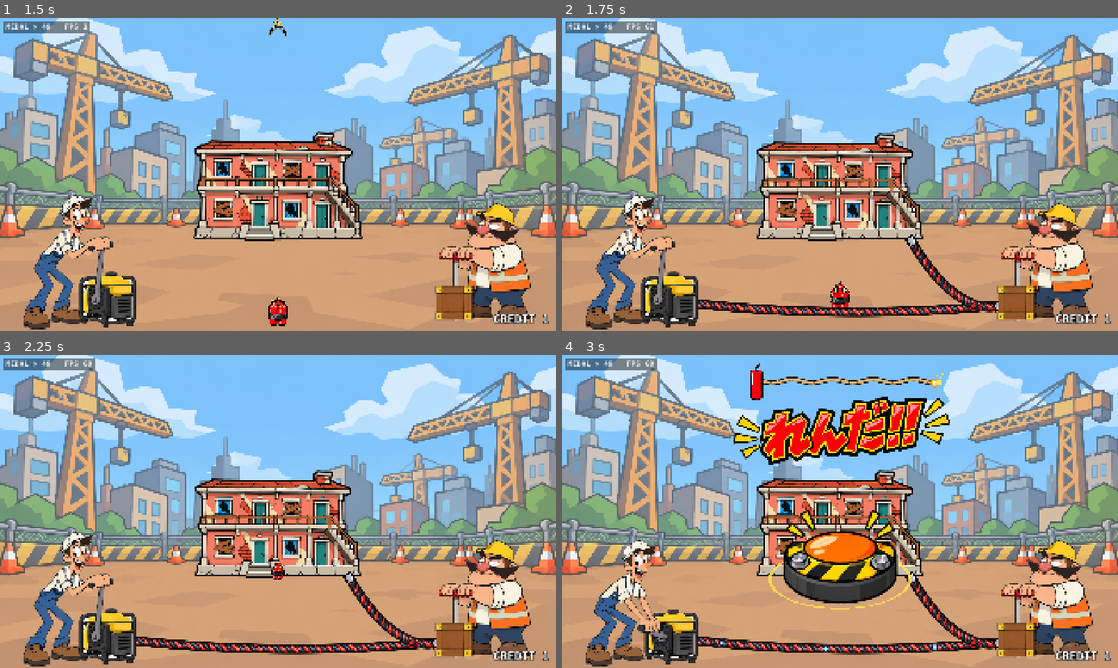
Above: before the commit, frames 1-4 (two rows, left to right).
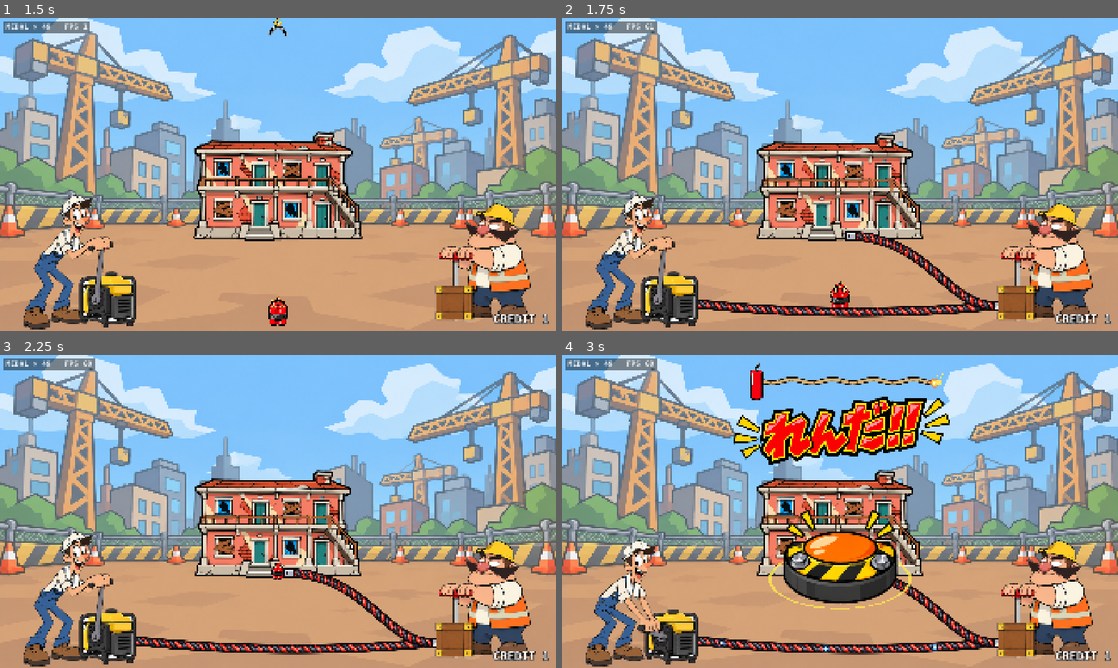
Above: after the commit, the same moments.

Repository: THEToilet/jari-medal-godot
Game: Godot game, scene res://scenes/main.tscn
The game is run twice, just before and just after one commit, with the same random seed, the same clock (stepped at 60 frames per second) and the same inputs.
Inputs (mouse positions are in pixels of both pictures, inside the frame that each line leads up to):
- Up to frame 1 (1.5 s): tap Enter at 0.5 s; move the mouse to (400, 158) at 0.52 s; hold C (coin) 0.53-1.28 s; click (400, 158) at 0.67 s; move the mouse to (166, 190) at 1.27 s; tap Space (tap) at 1.35 s; click (166, 190) at 1.42 s
- Up to frame 2 (1.75 s): no input
- Up to frame 3 (2.25 s): move the mouse to (333, 442) at 2.02 s; tap Enter at 2.1 s; click (333, 442) at 2.17 s
- Up to frame 4 (3 s): tap Space (tap) at 2.75 s; move the mouse to (812, 574) at 2.77 s; tap C (coin) at 2.85 s; click (812, 574) at 2.92 s

Frame 1 is identical in both runs. In frame 2, 1.1% of the frame differs, in the area x 50-79%, y 68-95%; in frame 3, 1.1%; in frame 4, 0.8%.

Commit message:
発破線を足元のダイナマイトにつなぐ（弧を描いて右から差し込む）、ダイナマイト同士もつなぐ。選ぶ案内を▼の上に「ボタンで たてものを えらんでね！」
Co-Authored-By: Claude Opus 5.5 <noreply@anthropic.com>
Claude-Session: https://claude.ai/code/session_01EELGvtKJpMHAwYAc1xVS7Q

Diff:
--- a/scripts/cable.gd
+++ b/scripts/cable.gd
@@ -25,11 +25,17 @@
 var _dirty: bool = true
 
 
-func set_ends(a: Vector2, b: Vector2) -> void:
+## curl > 0 のときは弧を描いて、最後は右から水平に b へ差し込む
+func set_ends(a: Vector2, b: Vector2, curl: float = 0.0) -> void:
 	var curve := Curve2D.new()
-	var mid := Vector2((a.x + b.x) / 2.0, maxf(a.y, b.y) + 60.0)
-	curve.add_point(a, Vector2.ZERO, (mid - a) * 0.6)
-	curve.add_point(b, (mid - b) * 0.6, Vector2.ZERO)
+	if curl > 0.0:
+		# 起爆器から左へゆるく弧を描いて、最後は右から水平に差し込む
+		curve.add_point(a, Vector2.ZERO, Vector2(-(a.x - b.x) * 0.35, 30.0) * curl)
+		curve.add_point(b, Vector2((a.x - b.x) * 0.55, 0.0) * curl, Vector2.ZERO)
+	else:
+		var mid := Vector2((a.x + b.x) / 2.0, maxf(a.y, b.y) + 60.0)
+		curve.add_point(a, Vector2.ZERO, (mid - a) * 0.6)
+		curve.add_point(b, (mid - b) * 0.6, Vector2.ZERO)
 	curve.bake_interval = 10.0
 	points = curve.get_baked_points()
 	cut = 0.0
--- a/scripts/demolition_cabinet.gd
+++ b/scripts/demolition_cabinet.gd
@@ -98,6 +98,7 @@
 var tray: MedalTray
 var plunger: Sprite2D
 var cable_gen: Cable
+var links: LinkWires
 var meter: ChargeMeter
 var _pump: Tween
 var _push_i: int = 0
@@ -123,7 +124,8 @@
 var _medals_txt: String = ""
 ## メダルを入れたのに選ばないまましばらく経ったら、選び方の案内を出す
 const SELECT_HINT_AFTER := 6.0
-const SELECT_HINT_Y := 150.0
+const SELECT_HINT_Y := 8.0          # 案内は▼の上。出ている間は▼を下へずらす
+var _arrow_push: float = 0.0
 var _bet_idle: float = 0.0
 var select_hint: Control
 var _preloaded: Array[Resource] = []
@@ -273,6 +275,10 @@
 	cable_gen.visible = false
 	add_child(cable_gen)
 	add_child(cable)
+	links = LinkWires.new()
+	links.z_index = 5
+	links.visible = false
+	add_child(links)
 
 	bomb_marks = BombMarks.new()
 	bomb_marks.tex = _tex["dynamite"]
@@ -579,6 +585,7 @@
 	dynamo.power = 0.0
 	cable.power = 0.0
 	cable.visible = false
+	links.visible = false
 	cable_gen.power = 0.0
 	_layout_gen_cable()
 	plunger.modulate = Color.WHITE
@@ -624,7 +631,7 @@
 		select_hint = r
 	else:
 		var l := Label.new()
-		l.text = "ボタンで ビルを えらんでね！"
+		l.text = "ボタンで たてものを えらんでね！"
 		l.add_theme_font_size_override("font_size", 64)
 		l.add_theme_color_override("font_color", Color(1, 0.92, 0.2))
 		l.add_theme_color_override("font_outline_color", Color(0.08, 0.05, 0.05))
@@ -827,7 +834,9 @@
 			ul.strength = near
 		# ▼はビルの頭の上でぴょこぴょこ
 		# ▼は画面上部の中央に固定（ビルの高さに関係なく同じ位置）
-		arrow.position = Vector2(CENTER_X - 80, ARROW_Y + sin(Time.get_ticks_msec() * 0.01) * 10)
+		var want_push: float = 95.0 if (select_hint and select_hint.visible) else 0.0
+		_arrow_push = lerpf(_arrow_push, want_push, 0.2)
+		arrow.position = Vector2(CENTER_X - 80, ARROW_Y + _arrow_push + sin(Time.get_ticks_msec() * 0.01) * 10)
 	for b in buildings:
 		# 中央に近づくほど大きく（ガウス型：端ではほぼ変わらず、中央付近でグッと大きくなる）
 		var d: float = (b.position.x - CENTER_X) / (SLOT_W * CENTER_ZOOM_WIDTH)
@@ -946,6 +955,31 @@
 					mv.tween_property(o.get_meta(key), "position:x", pos[i].x, 0.25)
 		_crane_drop(d, pos[rack.size() - 1], n, k * 0.08)
 		k += 1
+
+
+## 起爆器からの発破線を、足元に並べたダイナマイトのいちばん右（いちばん大きい）につなぐ。
+## ダイナマイト同士も短い線でつなぐ
+func _wire_pile(dest: Array[Vector2]) -> void:
+	var start := Vector2(PLUNGER_X - 50, PLUNGER_Y - 50)
+	if dest.is_empty():
+		cable.set_ends(start, Vector2(CENTER_X, GROUND_Y - 10), 0.0)
+		links.set_anchors(PackedVector2Array())
+		return
+	var anchors := PackedVector2Array()
+	for i in dest.size():
+		var t: Texture2D = _stage_tex(i + 1)
+		var h: float = STAGE_H[i] * BASE_RATIO
+		var w: float = h * t.get_width() / t.get_height()
+		# 入れ物の右上あたりの金具
+		anchors.append(dest[i] + Vector2(w * 0.32, -h * 0.05))
+	var last: Vector2 = anchors[anchors.size() - 1]
+	var lt: Texture2D = _stage_tex(dest.size())
+	var lh: float = STAGE_H[dest.size() - 1] * BASE_RATIO
+	var end := Vector2(dest[dest.size() - 1].x + lh * lt.get_width() / lt.get_height() * 0.5 + 4.0, dest[dest.size() - 1].y + lh * 0.15)
+	anchors[anchors.size() - 1] = end
+	cable.set_ends(start, end, 1.0)
+	links.set_anchors(anchors)
+	links.visible = true
 
 
 ## 並べた入れ物の中心位置。n 個を足元 base を中心に左から小さい順に並べる
@@ -1393,7 +1427,6 @@
 	for b in buildings:
 		if b != chosen:
 			b.visible = false
-	cable.set_ends(Vector2(PLUNGER_X - 50, PLUNGER_Y - 50), Vector2(960 + chosen.size().x * s * 0.42, GROUND_Y - 10))
 	# スイッチ（起爆器）が下からせり上がる
 	_layout_gen_cable()
 	cable_gen.visible = true
@@ -1401,6 +1434,7 @@
 	cable.visible = true
 	# 並べた入れ物が、小さい順に1個ずつ山なりにピョンと跳んでビルの足元へ
 	var dest: Array[Vector2] = _pile_layout(rack.size(), BASE_RATIO, Vector2(CENTER_X, GROUND_Y + 4))
+	_wire_pile(dest)
 	var flyers: Array[Sprite2D] = []
 	var last: Tween = null
 	for i in rack.size():
@@ -1491,6 +1525,8 @@
 		if _medals_txt == "":
 			_medals_txt = lbl_medals.text
 		lbl_medals.text = "%s   FPS %d" % [_medals_txt, Engine.get_frames_per_second()]
+	if links.visible:
+		links.power = cable.power
 	if title_logo:
 		if state == S.WAIT:
 			_wait_t += delta
@@ -1723,6 +1759,7 @@
 	var ct := create_tween()
 	ct.tween_property(cable, "cut", 1.0, 0.45).set_ease(Tween.EASE_OUT).set_trans(Tween.TRANS_QUAD)
 	ct.tween_callback(func() -> void: cable.visible = false)
+	links.visible = false
 	bomb_marks.count = 0
 	for d in base_sticks:
 		d.queue_free()
--- /dev/null
+++ b/scripts/link_wires.gd
@@ -0,0 +1,36 @@
+class_name LinkWires
+extends Node2D
+## ビルの足元に並べたダイナマイト同士をつなぐ短い発破線（山なり）。
+## 起爆の瞬間は power で青白く光る。
+var anchors: PackedVector2Array = PackedVector2Array()   # つなぐ点（左から順）
+var power: float = 0.0:
+	set(v):
+		power = v
+		queue_redraw()
+
+const OUT := Color(0.06, 0.04, 0.05)
+const WIRE := Color(0.88, 0.15, 0.12)
+const GLOW := Color(0.45, 0.8, 1.0)
+
+
+func set_anchors(pts: PackedVector2Array) -> void:
+	anchors = pts
+	queue_redraw()
+
+
+func _draw() -> void:
+	for i in anchors.size() - 1:
+		var a: Vector2 = anchors[i]
+		var b: Vector2 = anchors[i + 1]
+		var lift: float = 26.0 + a.distance_to(b) * 0.15
+		var pts := PackedVector2Array()
+		for k in 13:
+			var u: float = float(k) / 12.0
+			pts.append(a.lerp(b, u) + Vector2(0, -lift * 4.0 * u * (1.0 - u)))
+		if power > 0.05:
+			draw_polyline(pts, Color(GLOW, 0.35 * power), 26.0, true)
+		draw_polyline(pts, OUT, 11.0, true)
+		draw_polyline(pts, WIRE.lerp(GLOW, power * 0.8), 5.0, true)
+	for p in anchors:
+		draw_circle(p, 8.0, OUT)
+		draw_circle(p, 4.5, Color(0.75, 0.77, 0.82))
Not shown, added: scripts/link_wires.gd.uid
